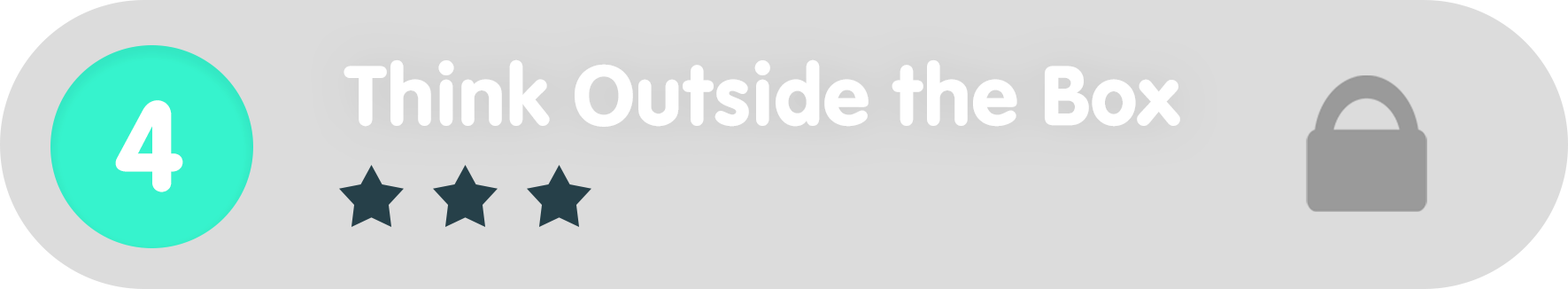
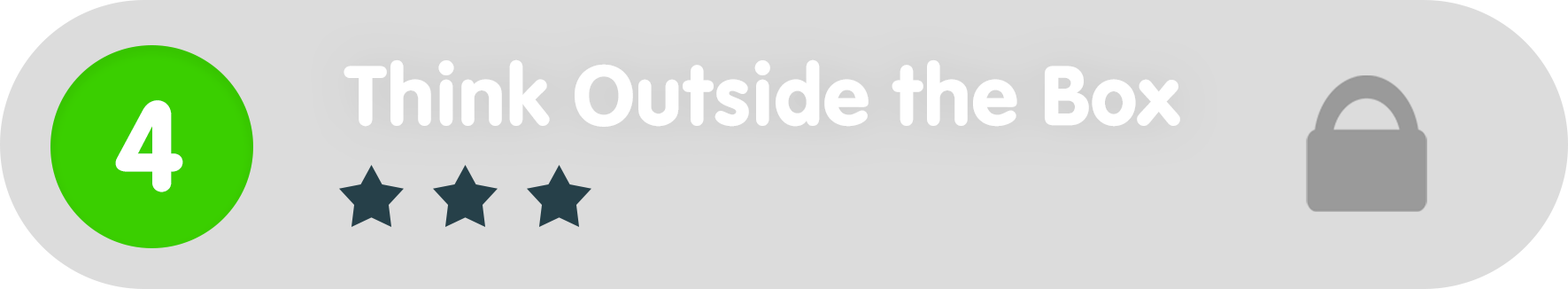
Revision of a layered 1568px x 289px image; what changed, layer by layer:
painted on "Ellipse_green" over [50, 45, 254, 248]
